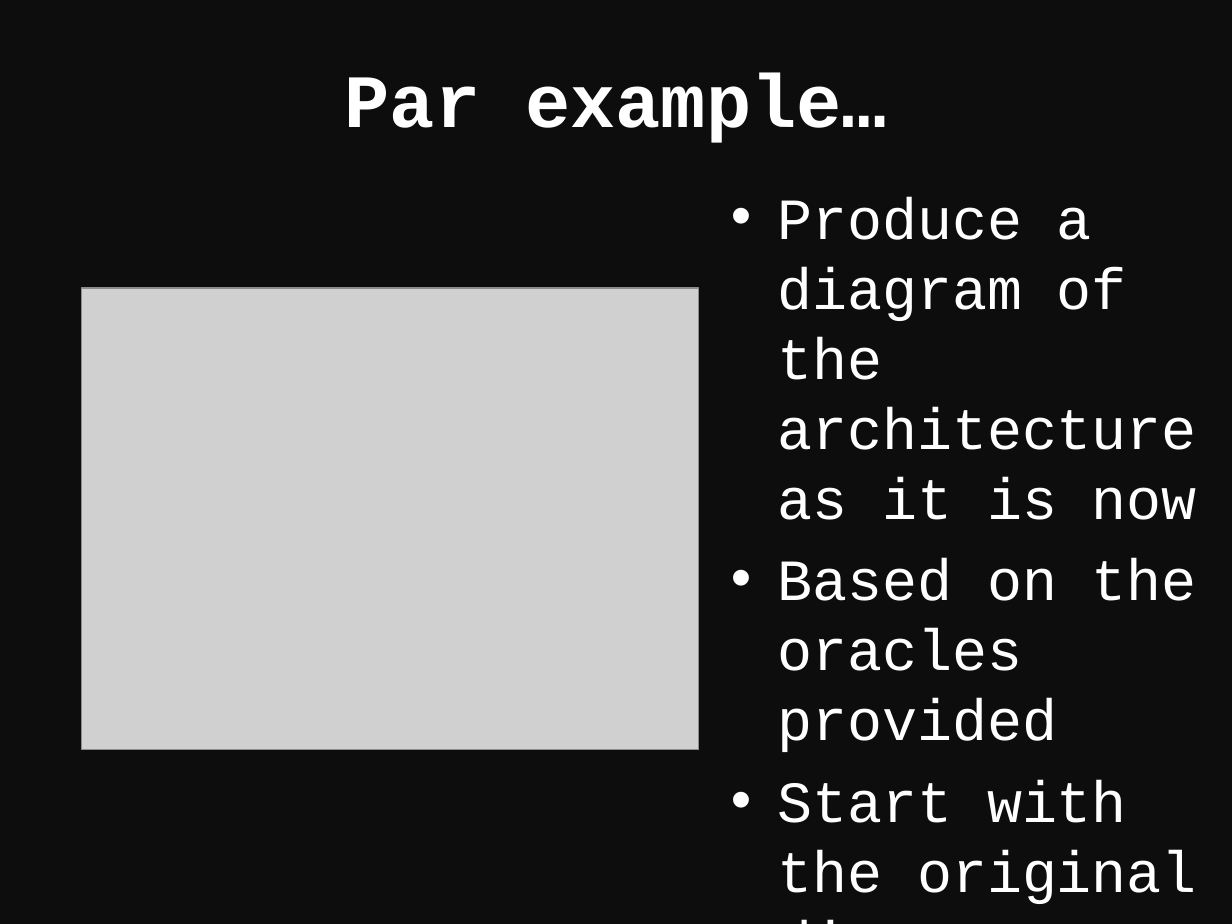
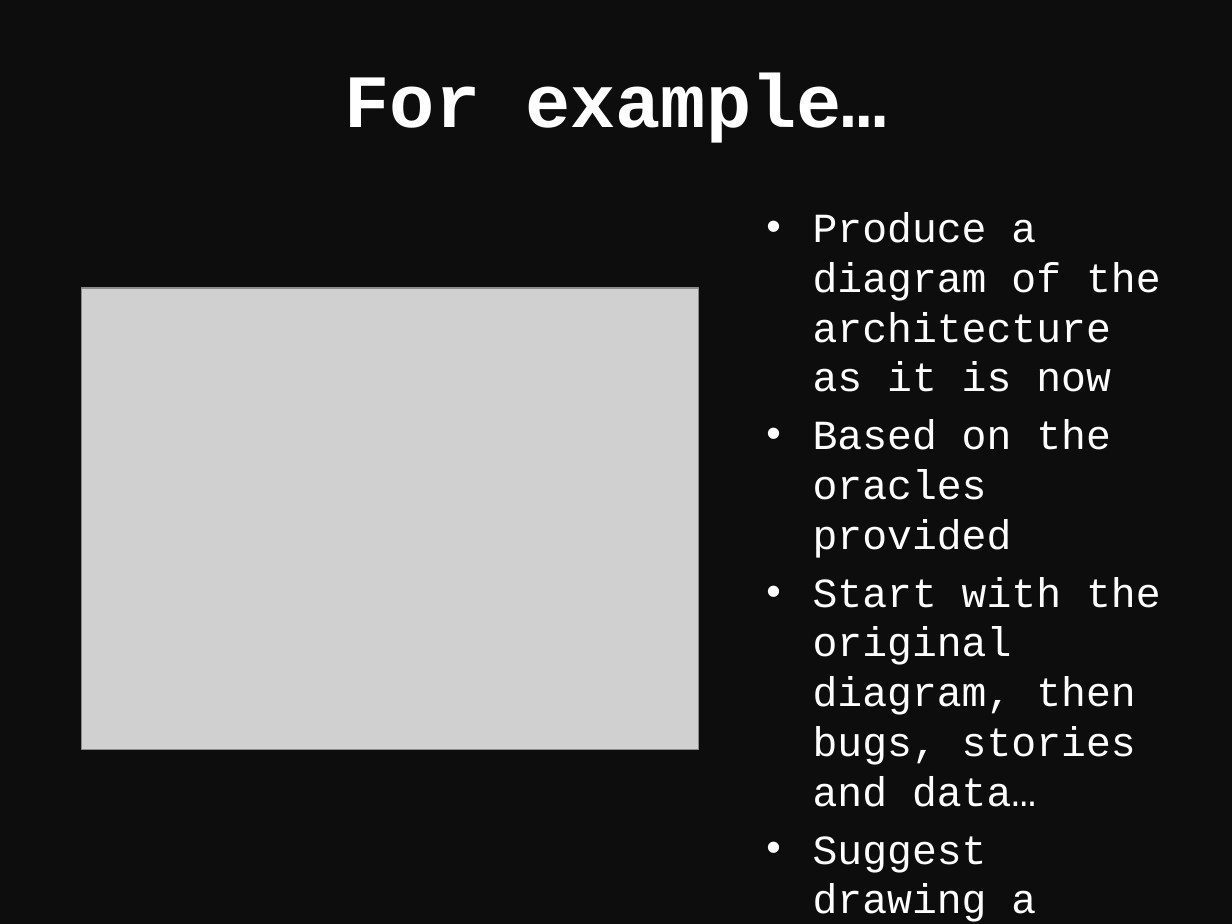
Before and after one commit to northern-tester/transmission, a slide deck: slide 7 of 02 Exercise 2 - Puzzle/Architecture_Workshop_Exercise_2_Understand.pptx. Drawn at 1232x924 pixels with LibreOffice and Linux fonts; fonts in the diff are those of the drawing; grey boxes stand for pictures. Boxes give left, top, right and bottom in pixels: in the first picture for what was removed or moved away, otherwise in the second. Text is boxed around its words. In the diff, an @@ line names an element or a change of style, - is before the commit and + after.

```diff
--- a/02 Exercise 2 - Puzzle/Architecture_Workshop_Exercise_2_Understand.pptx
+++ b/02 Exercise 2 - Puzzle/Architecture_Workshop_Exercise_2_Understand.pptx
@@ title at box(345, 73, 886, 143): text changed @@
-Par example…
+For example…
@@ text "Produce a diagram of the ...": place and size @@
-text "Produce a diagram of the ..." at box(777, 196, 1197, 904)
+text "Produce a diagram of the ..." at box(813, 212, 1161, 922)
@@ text at box(813, 212, 1161, 558): size 34.1 to 24.2 pt in "Produce a diagram of the architecture as ...", "Based on the oracles provided"; less space between paragraphs @@
@@ text at box(813, 577, 1161, 922): text changed; size 34.1 to 24.2 pt @@
-• Start with the original diagram…
+• Start with the original diagram, then bugs, stories and data…
+• Suggest drawing a layer at a time
```
Also in this commit, not shown: 8 other files.
